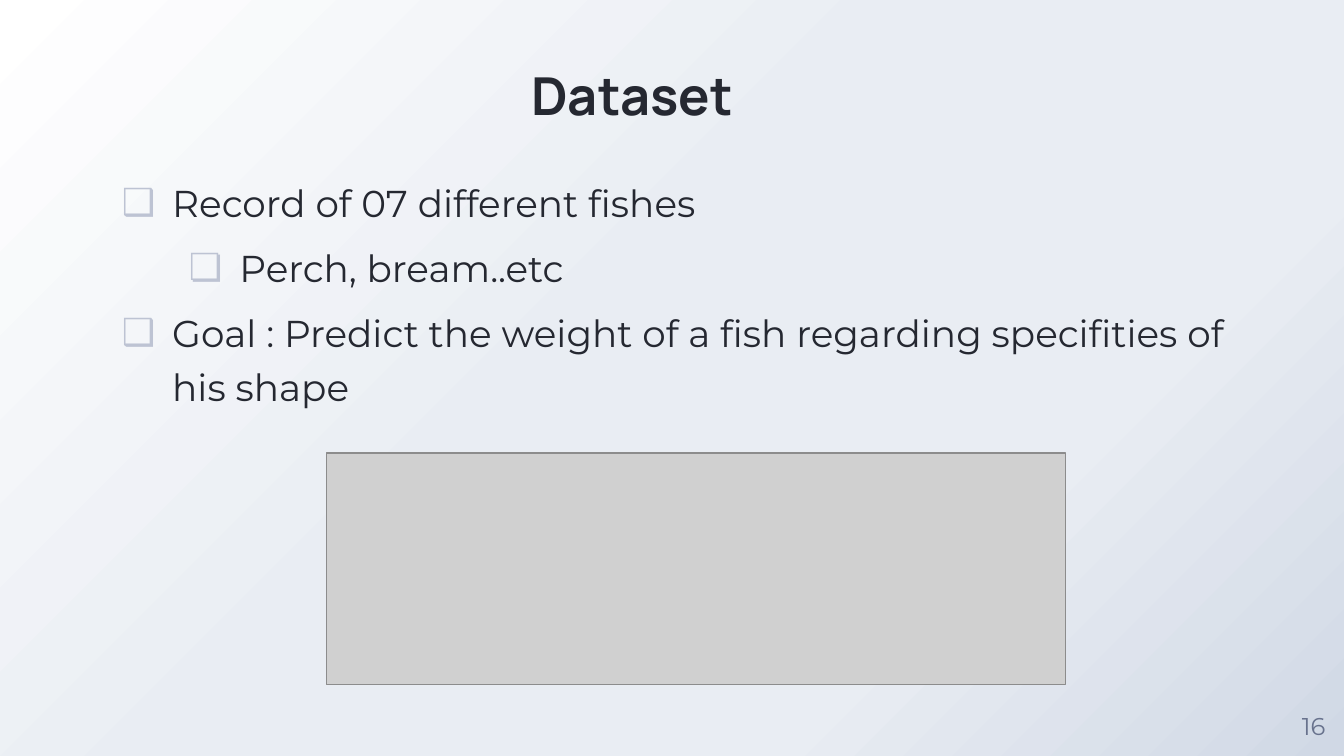
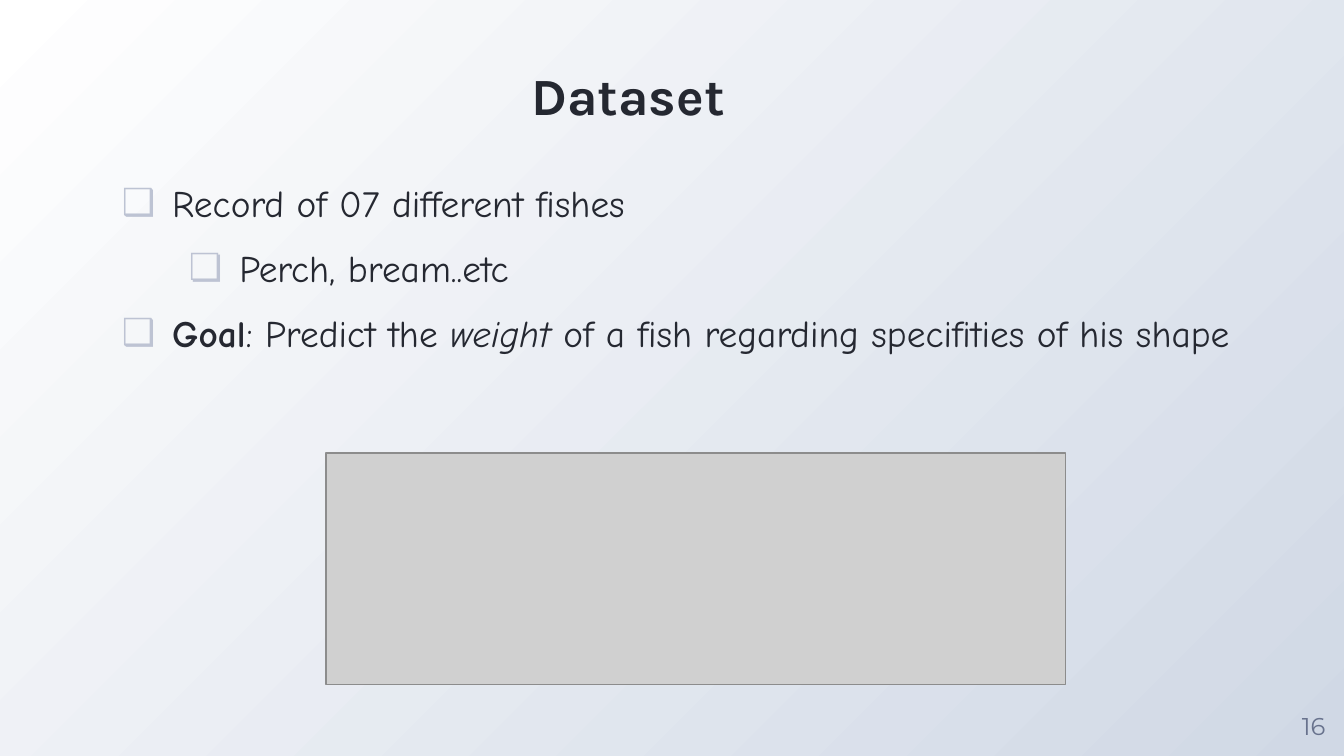
Before and after one commit to whalit/SFML-Project, a slide deck: slide 16 of PPT presentation.pptx. Drawn at 1344x756 pixels with LibreOffice and Linux fonts; fonts in the diff are those of the drawing; grey boxes stand for pictures; background and template pictures are left out. Boxes give left, top, right and bottom in pixels: in the first picture for what was removed or moved away, otherwise in the second. Text is boxed around its words. In the diff, an @@ line names an element or a change of style, - is before the commit and + after.

```diff
--- a/PPT presentation.pptx
+++ b/PPT presentation.pptx
@@ background gradient #FFFFFF to #E9EDF3 to #D0D8E5 to gradient #D0D8E5 to #FFFFFF @@
@@ title "Dataset" at (531,81,724,116): font Manrope to Karla @@
@@ text at (172,191,625,286): font Montserrat to Comic Neue in "Record of 07 different fishes", "Perch, bream..etc" @@
@@ text at (172,321,1229,355): text changed; font Montserrat to Comic Neue @@
-❑ Goal : Predict the weight of a fish regarding specifities of his shape
+❑ Goal: Predict the weight of a fish regarding specifities of his shape
```
Also in this commit, not shown: 21 other slides changed.
